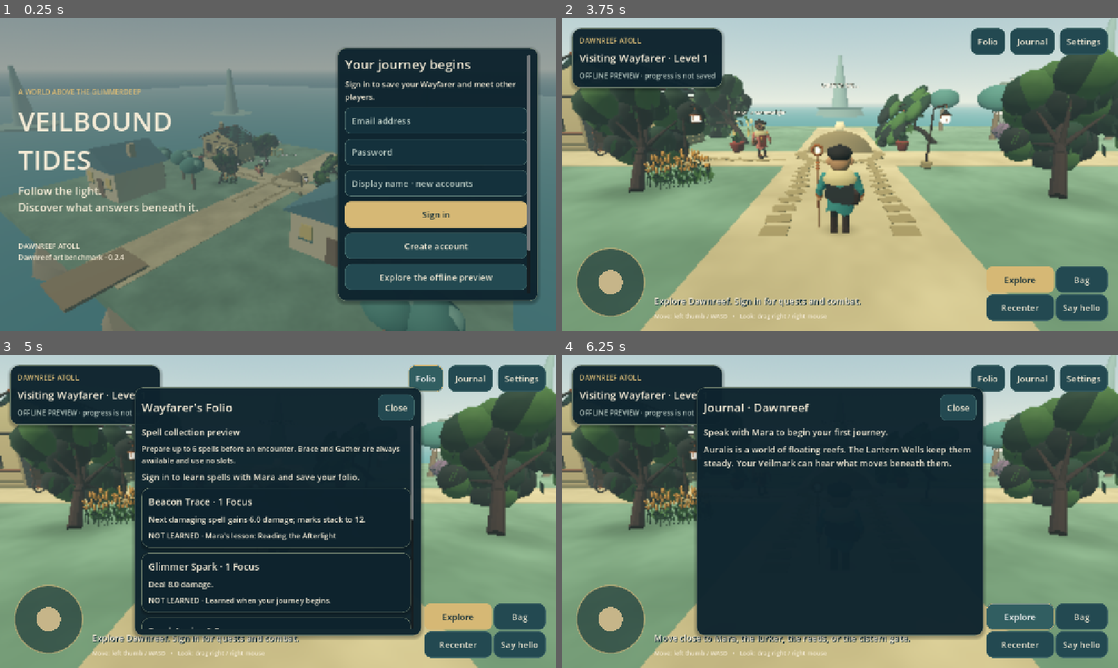
Above: before the commit, frames 1-4 (two rows, left to right).
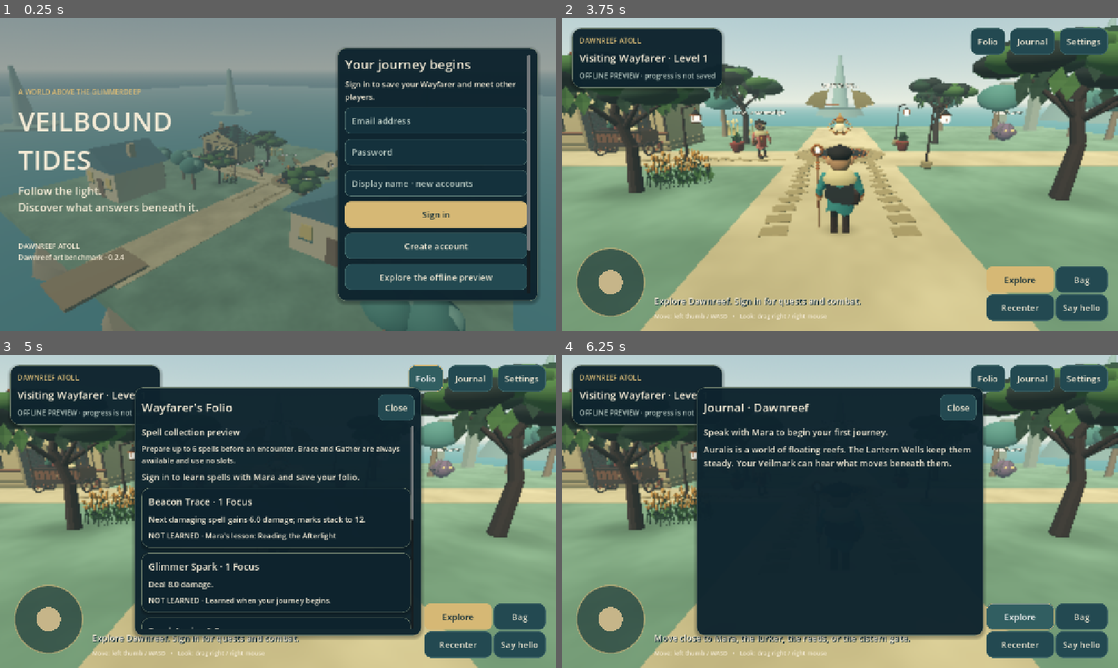
Above: after the commit, the same moments.

Repository: Fineyew/GameTesting
Game: Godot game, scene res://scenes/app/bootstrap.tscn
Two runs of this game, one before a commit and one after it. Both use one fixed random seed, a clock stepped at 60 frames per second and the inputs below.
Inputs (mouse positions are in pixels of both pictures, inside the frame that each line leads up to):
- Up to frame 1 (0.25 s): no input
- Up to frame 2 (3.75 s): click (995, 121) at 0.52 s; type "12" at 0.6 s; click (995, 152) at 0.75 s; type "12" at 0.83 s; click (995, 183) at 0.98 s; type "Alex" at 1.07 s; move the mouse to (962, 158) at 1.27 s; hold D 1.28-2 s; click (962, 158) at 1.42 s; click "Sign in" at 2 s; click "Create account" at 2.75 s; click "Explore the offline preview" at 3.5 s
- Up to frame 3 (5 s): click "Folio" at 4.25 s
- Up to frame 4 (6.25 s): click "Journal" at 5 s; click "Explore" at 5.75 s

The runs differ from the first frame. In frame 1, 1.1% of the frame differs, in the area x 36-61%, y 36-59%; in frame 2, 14%, in the area x 0-100%, y 2-71%; in frame 3, 9.1%; in frame 4, 9.1%.

Commit message:
fix(art): preserve imported transforms and validate settled Android resume

Diff:
--- a/godot_project/scripts/app/play_session.gd
+++ b/godot_project/scripts/app/play_session.gd
@@ -22,6 +22,21 @@
 var commerce_shop := ""
 var commerce_error := ""
 var short_spell_effects := false
+var application_active := true
+
+func _notification(what: int) -> void:
+    if what == NOTIFICATION_APPLICATION_PAUSED or what == NOTIFICATION_APPLICATION_FOCUS_OUT:
+        application_active = false
+        if is_instance_valid(player):
+            hud.stick.release()
+            player.input_axis = Vector2.ZERO
+            player.velocity.x = 0
+            player.velocity.z = 0
+            camera.finger = -1
+        if is_instance_valid(connection):
+            connection.axis = Vector2.ZERO
+    elif what == NOTIFICATION_APPLICATION_RESUMED or what == NOTIFICATION_APPLICATION_FOCUS_IN:
+        application_active = true
 
 func begin(zone: DawnreefWorld, profile: Dictionary, offline: bool) -> void:
     world = zone
@@ -72,9 +87,9 @@
             axis += joy
     axis = axis.limit_length().rotated(-camera.yaw)
     var fighting = character.get("encounter",{}).get("state") == "active"
-    player.enabled = not busy and not hud.modal and not fighting and (preview or connection.connected)
+    player.enabled = application_active and not busy and not hud.modal and not fighting and (preview or connection.connected)
     player.input_axis = axis
-    camera.enabled = not busy and not hud.modal
+    camera.enabled = application_active and not busy and not hud.modal
     if connection:
         connection.axis = axis if player.enabled else Vector2.ZERO
     nearest = ""
--- a/godot_project/scripts/world/dawnreef_art.gd
+++ b/godot_project/scripts/world/dawnreef_art.gd
@@ -9,7 +9,7 @@
     var library = KIT.instantiate()
     for child in library.get_children():
         if child is MeshInstance3D:
-            pieces[child.name] = child.mesh
+            pieces[child.name] = {"mesh":child.mesh,"transform":child.transform}
     library.free()
     place("LanternWell",Vector3(0,0,-5))
     # Existing first building: a shop room and covered front supply display.
@@ -42,9 +42,7 @@
     assert(pieces.has(key),"Missing Dawnreef art piece: " + key)
     var instance = MeshInstance3D.new()
     instance.name = key
-    instance.mesh = pieces[key]
-    instance.position = at
-    instance.scale = size
-    instance.rotation.y = turn
+    instance.mesh = pieces[key].mesh
+    instance.transform = Transform3D(Basis(Vector3.UP,turn).scaled(size),at) * pieces[key].transform
     add_child(instance)
     return instance
--- /dev/null
+++ b/godot_project/tests/benchmark_route.gd
@@ -0,0 +1,57 @@
+extends SceneTree
+## Same read-only route runs against M1.3 and M1.4. Never interpret movie FPS as performance.
+func _init() -> void:
+    call_deferred("run")
+
+func pause(seconds: float) -> void:
+    await create_timer(seconds).timeout
+
+func walk(session: Node, target: Vector2) -> void:
+    var elapsed := 0.0
+    while Vector2(session.player.position.x,session.player.position.z).distance_to(target) > .25 and elapsed < 8:
+        var axis = (target-Vector2(session.player.position.x,session.player.position.z)).normalized()
+        session.hud.stick.axis = axis.rotated(session.camera.yaw)
+        await pause(.1)
+        elapsed += .1
+    session.hud.stick.release()
+    assert(elapsed < 8,"Benchmark route hit an unexpected obstruction")
+    await pause(.4)
+
+func run() -> void:
+    var app = load("res://scenes/app/bootstrap.tscn").instantiate()
+    root.add_child(app)
+    app.world.sun.shadow_enabled = false
+    root.scaling_3d_scale = .75
+    Engine.max_fps = 30
+    await pause(1.5)
+    app.start_preview()
+    var session = app.session
+    await pause(.5)
+    await walk(session,Vector2(0,-.5))
+    await pause(2)
+    await walk(session,Vector2(-4,-3))
+    session.interact()
+    await pause(2.5)
+    session.hud.close_panel()
+    session.camera.yaw = 1.0
+    await pause(2)
+    await walk(session,Vector2(-8,-2.5))
+    await pause(2)
+    session.camera.recenter()
+    await walk(session,Vector2(0,-2))
+    await pause(2)
+    await walk(session,Vector2(3,-8))
+    session.camera.yaw = PI
+    await pause(2.5)
+    session.camera.recenter()
+    await walk(session,Vector2(10,-9))
+    session.camera.yaw = -PI/2
+    await pause(2)
+    session.interact()
+    await pause(2)
+    session.hud.close_panel()
+    await pause(1)
+    app.queue_free()
+    await process_frame
+    print("BENCHMARK_ROUTE_PASS: preview only; identical camera, controls and .75/no-shadow preset")
+    quit()
--- a/godot_project/tests/online.gd
+++ b/godot_project/tests/online.gd
@@ -50,8 +50,11 @@
     await session.start_encounter()
     assert(session.character.encounter.state == "active","server proximity rejected encounter")
     for beat in 4:
+        session.short_spell_effects = beat == 1
         session.cast("glimmer_spark")
         await until(func(): return not session.busy)
+        assert(session.hud.visible and session.camera.camera.current,"Cast presentation did not restore navigation")
+    session.short_spell_effects = false
     assert(session.character.encounter.state == "victory","combat did not resolve")
     assert(session.character.wallet.shell_chits == 14,"reward mismatch")
     var identity = session.character.id
--- a/godot_project/tests/visual_benchmark.gd
+++ b/godot_project/tests/visual_benchmark.gd
@@ -8,6 +8,12 @@
         tree.root.get_texture().get_image().save_png("user://"+name+".png")
 
 static func check(app: Node, tree: SceneTree) -> void:
+    for child in app.world.get_children():
+        if child is DawnreefArt:
+            var well = child.get_node("LanternWell") as MeshInstance3D
+            var bounds = well.transform * well.get_aabb()
+            assert(bounds.position.y >= -.01 and bounds.end.y > 3.3 and bounds.end.y < 3.6,
+                "Imported well must keep its walkable floor and upright floating vanes")
     var actor = app.session.player.avatar as WayfarerAvatar
     var skeleton = actor.find_child("Skeleton3D",true,false) as Skeleton3D
     assert(skeleton != null and skeleton.get_bone_count() == 13)
@@ -42,11 +48,33 @@
     var impacts = {"count":0}
     effect.impact.connect(func(): impacts.count += 1)
     effect.begin(origin,target)
-    await tree.create_timer(.32).timeout
-    await capture(tree,"glimmer")
-    await tree.create_timer(.8).timeout
+    await tree.create_timer(1.25).timeout
     assert(impacts.count == 1 and not is_instance_valid(effect),"Spell must impact once and release its nodes")
     app.session.camera.camera.make_current()
     frame.queue_free()
     app.session.hud.show()
+    # Exercise the real presentation method with a clearly isolated preview fixture.
+    # online.gd separately proves it is reached only after an authoritative receipt.
+    var before_position = app.session.player.position
+    app.session.player.position = Vector3(10,0,-8)
+    app.session.busy = true
+    app.session.present_glimmer()
+    await tree.create_timer(.3).timeout
+    assert(not app.session.player.enabled and not app.session.hud.visible)
+    await capture(tree,"glimmer")
+    await tree.create_timer(.85).timeout
+    assert(app.session.hud.visible and app.session.camera.camera.current)
+    app.session.busy = false
+    app.session.player.position = before_position
+    app.session.hud.stick.axis = Vector2.RIGHT
+    app.session.player.velocity.x = 4.8
+    app.session.notification(Node.NOTIFICATION_APPLICATION_PAUSED)
+    assert(app.session.hud.stick.axis == Vector2.ZERO and app.session.player.velocity.x == 0)
+    var paused_position = app.session.player.position
+    await tree.create_timer(.25).timeout
+    assert(not app.session.player.enabled)
+    assert(Vector2(paused_position.x,paused_position.z).distance_to(Vector2(app.session.player.position.x,app.session.player.position.z)) < .001)
+    app.session.notification(Node.NOTIFICATION_APPLICATION_RESUMED)
+    await tree.process_frame
+    assert(app.session.application_active)
     print("GODOT_ART_PASS")
Not shown, added: godot_project/tests/benchmark_route.gd.uid
Not shown, changed: .github/workflows/foundation.yml
Not shown, changed: CHANGELOG.md
Not shown, changed: docs/ARCHITECTURE.md
Not shown, changed: docs/CONTENT_GUIDE.md
Not shown, changed: docs/KNOWN_ISSUES.md
Not shown, changed: docs/PROJECT_STATE.md
Not shown, changed: tools/check_android.py
Not shown, changed: tools/check_render.py
Not shown, added: tools/record_benchmark.py
